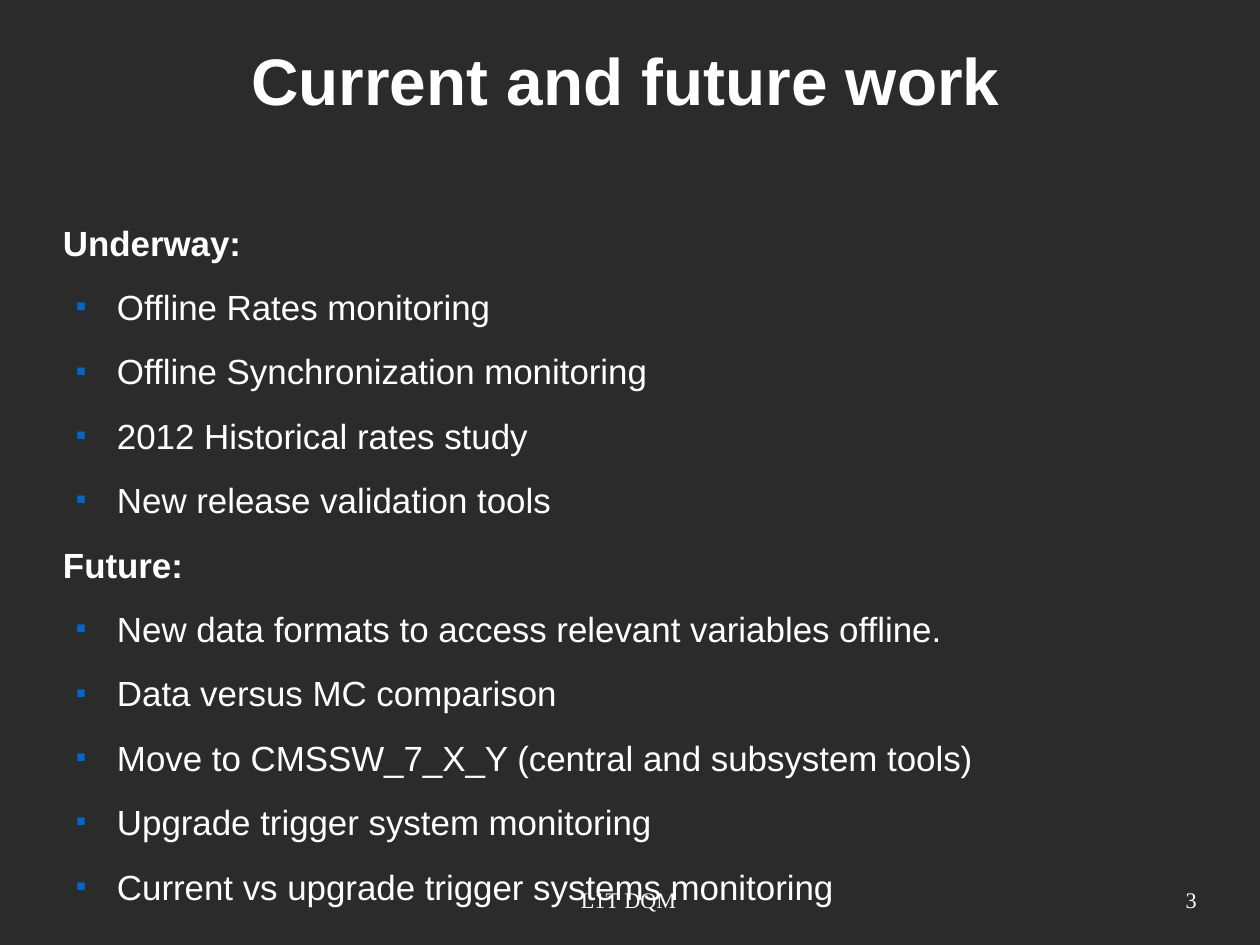
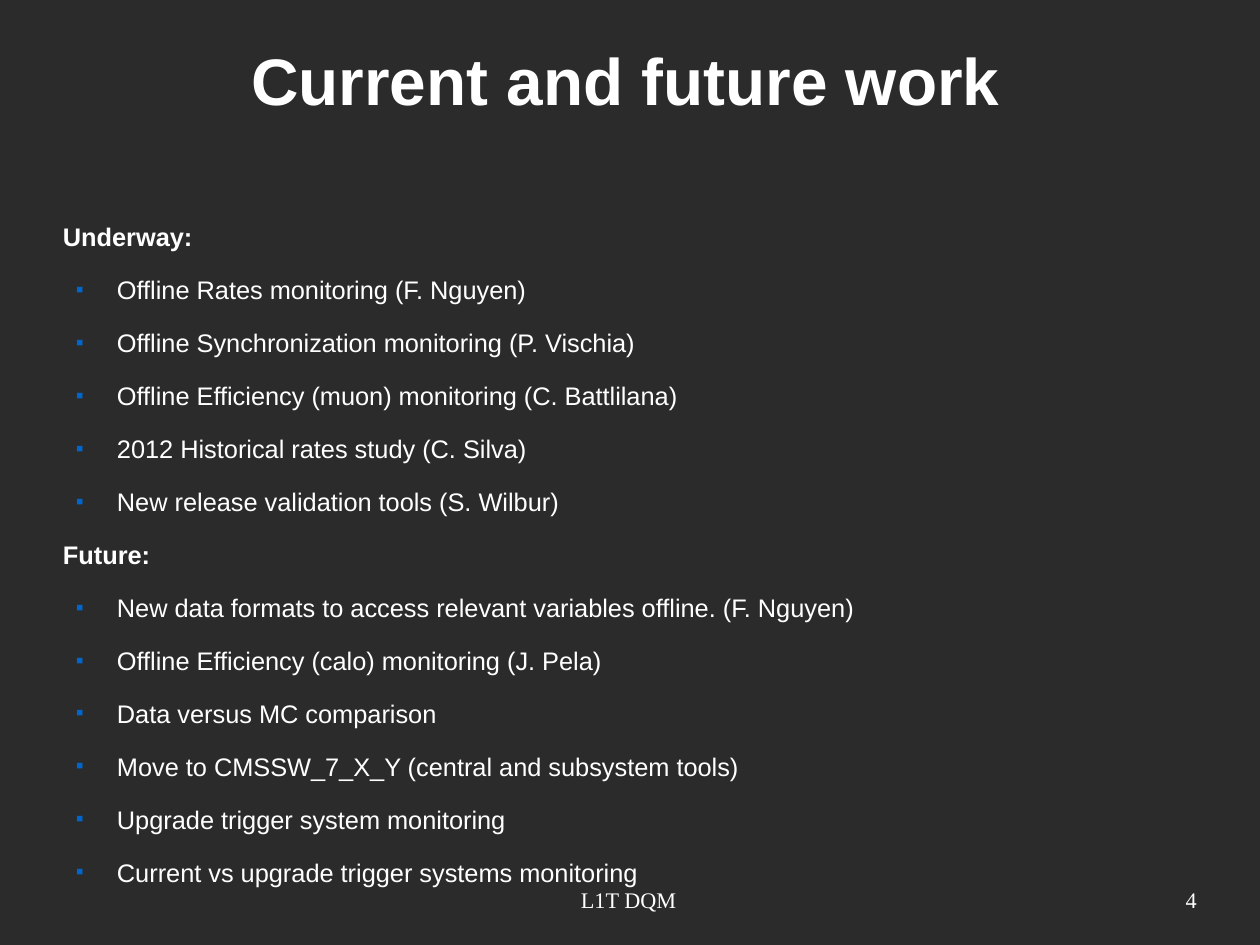
Before and after one commit to joaopela/WorkPresentations, a slide deck: slide 4 of cms/L1_TC_DPG/2013-10-22/L1_TC_DPG_2013-10-22_JPela.odp (slide 3 before the commit). Drawn at 1260x945 pixels with LibreOffice and Linux fonts; fonts in the diff are those of the drawing; background and template pictures are left out; a plain dark background stands for a picture behind light text. Boxes give left, top, right and bottom in pixels: in the first picture for what was removed or moved away, otherwise in the second. Text is boxed around its words. In the diff, an @@ line names an element or a change of style, - is before the commit and + after.

```diff
--- a/cms/L1_TC_DPG/2013-10-22/L1_TC_DPG_2013-10-22_JPela.odp
+++ b/cms/L1_TC_DPG/2013-10-22/L1_TC_DPG_2013-10-22_JPela.odp
@@ text at bbox=[63, 227, 739, 887]: size 22 to 16 pt in "Underway:", "Future:", "Data versus MC comparison", "Move to CMSSW_7_X_Y (central and subsystem tools)" and 2 more places @@
@@ text at bbox=[117, 280, 678, 516]: text changed; size 22 to 16 pt @@
-■ Offline Rates monitoring
-■ Offline Synchronization monitoring
-■ 2012 Historical rates study
-■ New release validation tools
+■ Offline Rates monitoring (F. Nguyen)
+■ Offline Synchronization monitoring (P. Vischia)
+■ Offline Efficiency (muon) monitoring (C. Battlilana)
+■ 2012 Historical rates study (C. Silva)
+■ New release validation tools (S. Wilbur)
@@ text at bbox=[117, 598, 854, 675]: text changed; size 22 to 16 pt @@
-■ New data formats to access relevant variables offline.
+■ New data formats to access relevant variables offline. (F. Nguyen)
+■ Offline Efficiency (calo) monitoring (J. Pela)
@@ page number at bbox=[1186, 893, 1197, 908]: text changed @@
-3
+4
```
Also in this commit, not shown: 2 other slides changed, 1 slide added, 1 other file.
